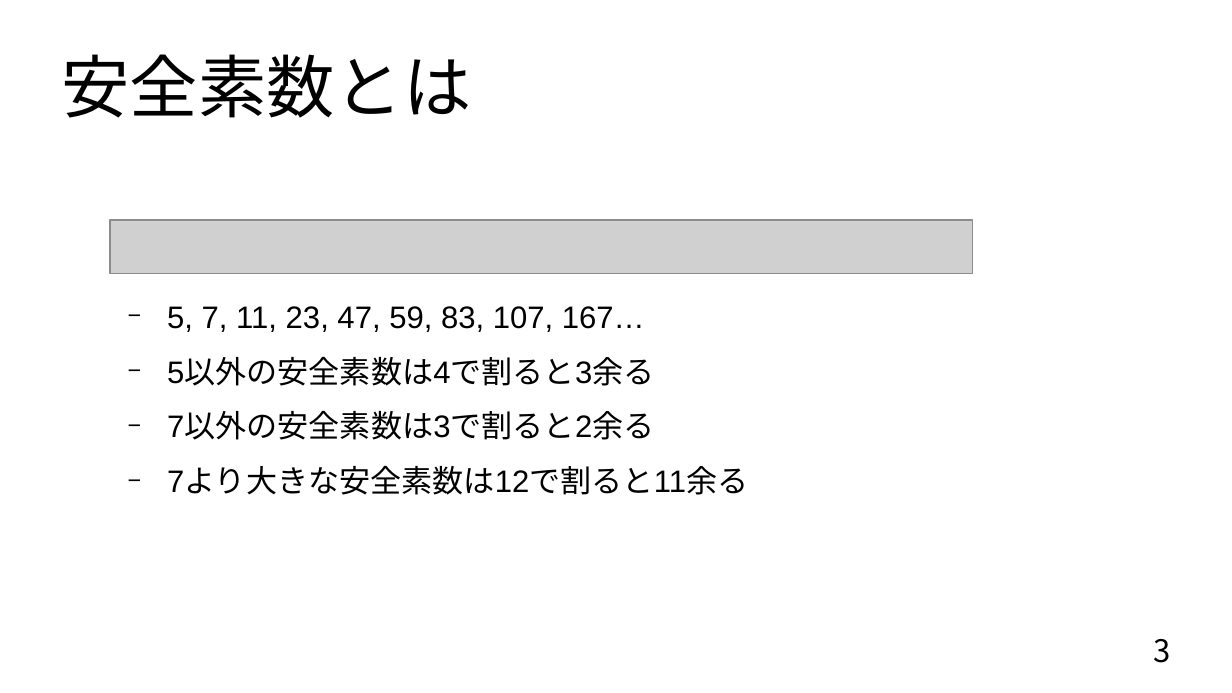
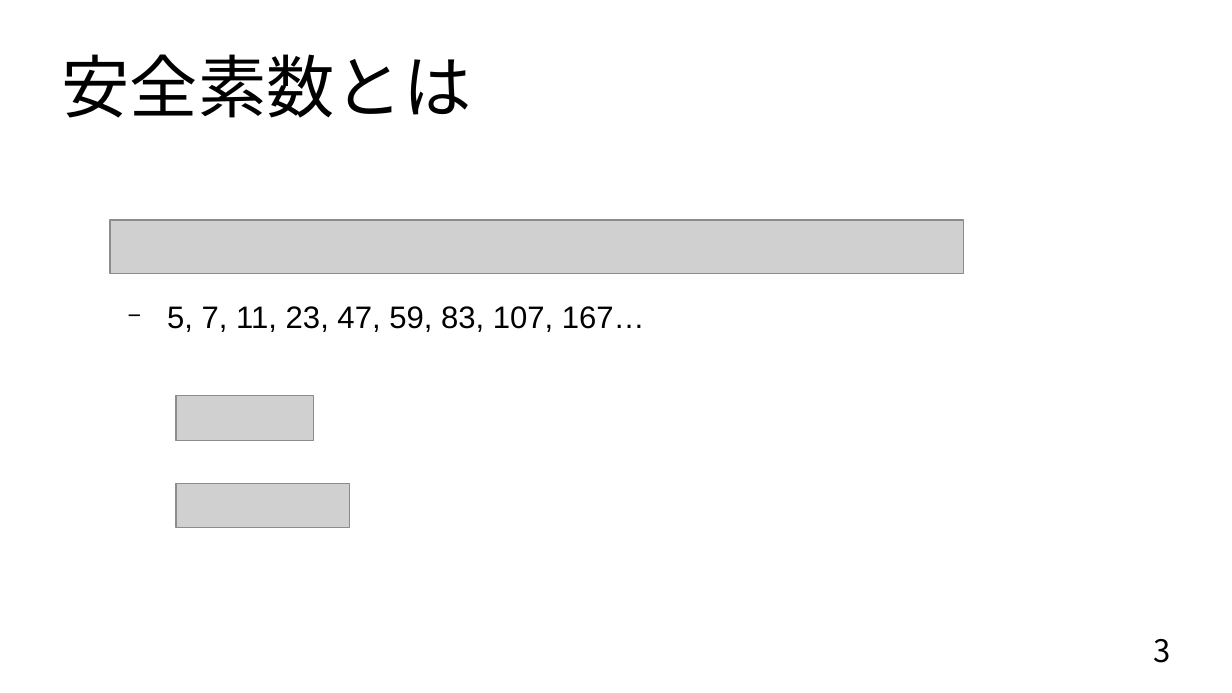
Before and after one commit to donabe8898/prime-test, a slide deck: slide 3 of 2中間発表.odp. Drawn at 1232x693 pixels with LibreOffice and Linux fonts; fonts in the diff are those of the drawing; grey boxes stand for pictures. Boxes give left, top, right and bottom in pixels: in the first picture for what was removed or moved away, otherwise in the second. Text is boxed around its words. In the diff, an @@ line names an element or a change of style, - is before the commit and + after.

```diff
--- a/2中間発表.odp
+++ b/2中間発表.odp
@@ picture: place and size @@
-picture at (110,220,973,274)
+picture at (110,220,964,274)
@@ text at (167,358,748,495): paragraphs removed @@
-  − 5以外の安全素数は4で割ると3余る
-  − 7以外の安全素数は3で割ると2余る
-  − 7より大きな安全素数は12で割ると11余る
@@ picture added at (176,396,313,440) @@
@@ picture added at (176,483,349,528) @@
```
Also in this commit, not shown: 8 other slides changed, 3 slides added, 5 other files.
